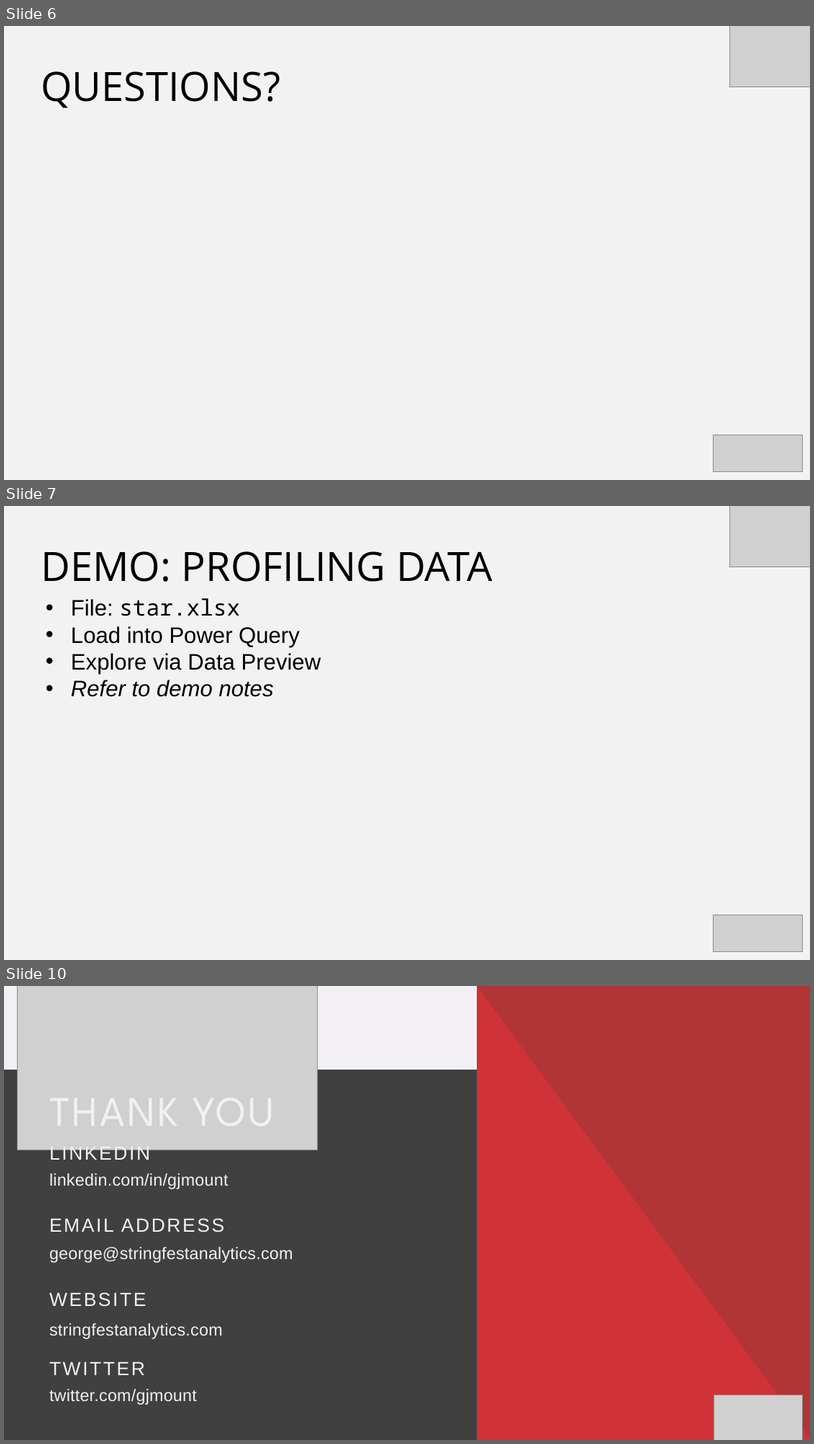
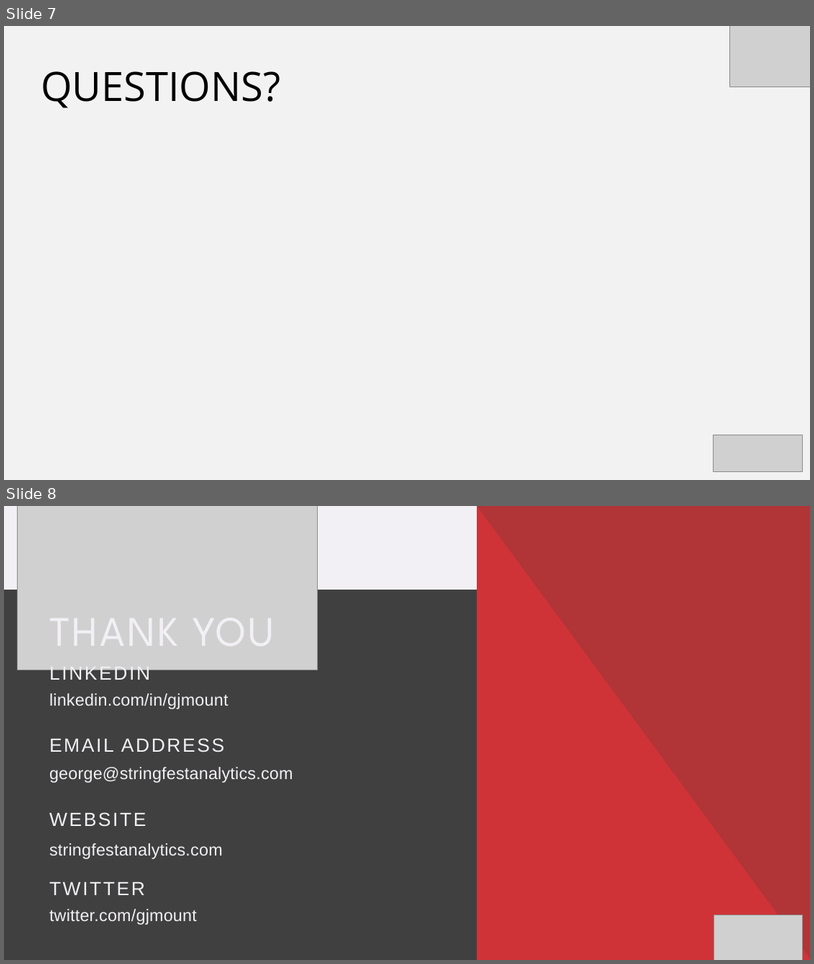
Before and after one commit to stringfestdata/pp-pdq, a slide deck: pp-pdq.pptx. Shown one above the other, each under a label of ours: slides 6, 7 and 10 before the commit, slides 7 and 8 after it; the slides between them are not shown. The pictures are 814x1444 and 814x964 pixels, drawn with LibreOffice and Linux fonts; fonts in the diff are those of the drawing; grey boxes stand for pictures. Boxes give left, top, right and bottom in pixels: in the first picture for what was removed or moved away, otherwise in the second. Text is boxed around its words. In the diff, an @@ line names an element or a change of style, - is before the commit and + after.

```diff
--- a/pp-pdq.pptx
+++ b/pp-pdq.pptx
@@ slide 7 removed at (x1=4, y1=506, x2=810, y2=960), background #F2F2F2 @@
@@ picture removed at (x1=730, y1=506, x2=810, y2=566) @@
@@ text removed at (x1=41, y1=551, x2=493, y2=582) @@
-DEMO: PROFILING DATA
@@ text removed at (x1=71, y1=598, x2=322, y2=697) @@
-• File: star.xlsx
-• Load into Power Query
-• Explore via Data Preview
-• Refer to demo notes
@@ picture removed at (x1=714, y1=914, x2=802, y2=951) @@
@@ what was slide 6 is now slide 7 @@
@@ what was slide 10 is now slide 8 @@
```
Also in this commit, not shown: 3 slides changed, 1 slide added, 3 other slides removed, 2 other files.
